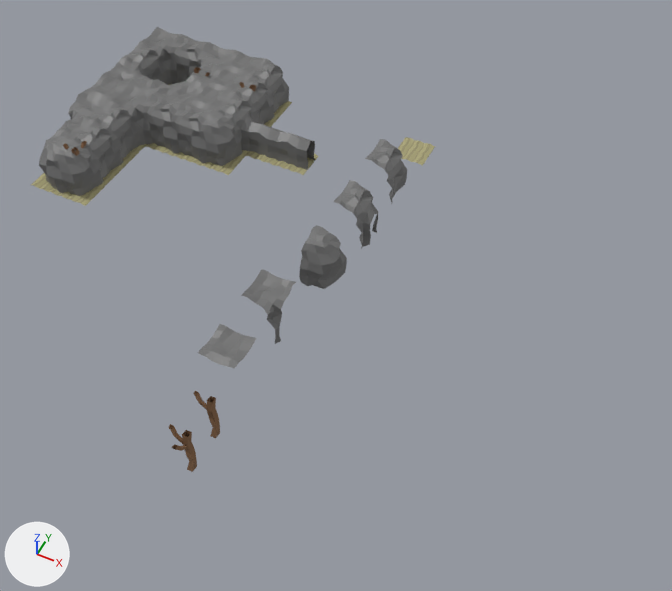
Two versions of the FBX model blender/Modulair asset pack.fbx, one commit apart.
Rendered twice from a camera (50 mm lens) standing at (25.7, -38.1, 36.7) and looking at (9.9, -6.4, -2.9). The axes (+X, +Y, +Z) are drawn at lower left. The lights are the same throughout. Where no turn or scale is listed for an object, it has been applied to the vertices.

Objects in the first picture: 'Pillar Corner.001', 'Pillar.002', 'Rock Ceiling.005', 'Rock Corner.001', 'Rock Corner.002', 'Rock Corner.003', 'Rock Inner Corner.006', 'Rock Opening', 'Rock Wall.002', 'Rock Wall.006', 'Rock Wall.007', 'Rock Wall.012', 'Rock Wall.013', 'Rock Wall.014', 'Sand Floor.025'.
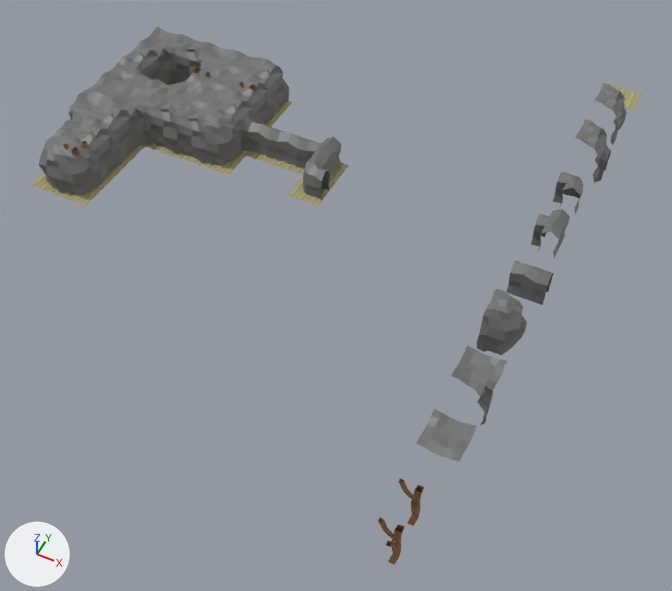
Boxes (x1, y1, x2, y2) around the edits, measured in the pictures (672 x 591 px):
'Rock Corner.002', moved
    before: (299, 225, 347, 289)
    after: (477, 289, 527, 355)
'Rock Inner Corner.006', moved
    before: (242, 269, 296, 344)
    after: (451, 346, 507, 425)
'Rock Ceiling.005', moved
    before: (198, 324, 256, 368)
    after: (416, 409, 477, 461)
'Rock Opening', moved
    before: (334, 180, 378, 249)
    after: (575, 120, 611, 184)
'Rock Wall.002', moved
    before: (365, 139, 407, 204)
    after: (595, 83, 627, 146)
'Rock Hallway', added
    after: (507, 261, 553, 305)
'Pillar Corner.001', moved
    before: (169, 424, 197, 472)
    after: (378, 517, 405, 565)
'Sand Floor.025', moved
    before: (398, 137, 435, 166)
    after: (612, 86, 641, 111)
'Rock Hallway Corner', added
    after: (531, 209, 570, 258)
'Pillar.002', moved
    before: (193, 391, 220, 438)
    after: (398, 478, 424, 526)
'Rock Hallway Split.004', added
    after: (303, 156, 330, 200)
'Rock Hallway Split.001', added
    after: (307, 136, 341, 176)
'Rock Hallway Split.002', added
    after: (553, 172, 583, 214)
'Sand Floor.029', added
    after: (287, 177, 333, 206)
'Sand Floor.028', added
    after: (329, 162, 348, 185)

Edits to the bpy script that builds the scene:
```text
Change ob_rock_corner_002:
    ob_rock_corner_002.location: (10.0, -8.0, 0.0) -> (20.0, -8.0, 0.0)
Change ob_rock_wall_002:
    ob_rock_wall_002.location: (10.0, 0.0, 0.0) -> (20.0, 11.0, 0.0)
Change ob_pillar_corner_001:
    ob_pillar_corner_001.location: (10.0, -21.0, 0.0) -> (20.0, -21.0, 0.0)
Change ob_pillar_002:
    ob_pillar_002.location: (10.0, -19.0, 0.0) -> (20.0, -19.0, 0.0)
Change ob_sand_floor_025:
    ob_sand_floor_025.location: (10.0, 4.0, 0.0) -> (20.0, 15.0, 0.0)
Change ob_rock_opening:
    ob_rock_opening.location: (10.0, -4.0, 0.0) -> (20.0, 7.0, 0.0)
Change ob_rock_ceiling_005:
    ob_rock_ceiling_005.location: (9.0, -16.0, 0.0) -> (20.0, -16.0, 0.0)
Change ob_rock_inner_corner_006:
    ob_rock_inner_corner_006.location: (9.0, -12.0, 0.0) -> (20.0, -12.0, 0.0)
Add ob_rock_hallway_1:
    ob_rock_hallway_1 = bpy.data.objects.new('Rock Hallway', me_plane_135)  # 36 vertices, 24 faces; spans x -1.0..1.0, y -0.56..0.62, z 0.0..1.94; in mat_material_185 (grey #737373), mat_material_186 (grey #737373)
    ob_rock_hallway_1.location = (20.0, -4.0, 0.0)
Add ob_sand_floor_029:
    ob_sand_floor_029 = bpy.data.objects.new('Sand Floor.029', me_plane_147)  # 98 vertices, 78 faces; spans x -1.0..1.0, y -1.0..1.0, z 0.01..0.08; in mat_material_465 (beige #aba57b), mat_material_466 (yellow #98936e)
    ob_sand_floor_029.location = (6.0, -2.0, 0.0)
Add ob_rock_hallway_split_002:
    ob_rock_hallway_split_002 = bpy.data.objects.new('Rock Hallway Split.002', me_plane_141)  # 40 vertices, 28 faces; spans x -1.0..0.5, y -1.0..0.57, z 0.0..1.87; in mat_material_267 (grey #737373), mat_material_268 (grey #737373), mat_material_283 (grey #737373), mat_material_284 (grey #737373)
    ob_rock_hallway_split_002.location = (20.0, 3.94, 0.0)
Add ob_sand_floor_028:
    ob_sand_floor_028 = bpy.data.objects.new('Sand Floor.028', me_plane_139)  # 98 vertices, 78 faces; spans x -1.0..1.0, y -1.0..1.0, z 0.01..0.08; in mat_material_233 (beige #aba57b), mat_material_234 (yellow #98936e)
    ob_sand_floor_028.location = (6.0, 0.0, 0.0)
Add ob_rock_hallway_split_004:
    ob_rock_hallway_split_004 = bpy.data.objects.new('Rock Hallway Split.004', me_plane_143)  # 40 vertices, 28 faces; spans x -0.5..1.0, y -0.57..1.0, z 0.0..1.87; in mat_material_337 (grey #737373), mat_material_338 (grey #737373), mat_material_353 (grey #737373), mat_material_354 (grey #737373)
    ob_rock_hallway_split_004.location = (6.0, -2.0, 0.0)
Add ob_rock_hallway_corner:
    ob_rock_hallway_corner = bpy.data.objects.new('Rock Hallway Corner', me_plane_140)  # 46 vertices, 30 faces; spans x -1.0..0.56, y -1.0..1.0, z 0.0..1.94; in mat_material_235 (grey #737373), mat_material_236 (grey #737373), mat_material_251 (grey #737373), mat_material_252 (grey #737373)
    ob_rock_hallway_corner.location = (20.0, 0.0, 0.0)
Add ob_rock_hallway_split_001:
    ob_rock_hallway_split_001 = bpy.data.objects.new('Rock Hallway Split.001', me_plane_137)  # 46 vertices, 30 faces; spans x -1.0..0.56, y -1.0..1.0, z 0.0..1.94; in mat_material_217 (grey #737373), mat_material_218 (grey #737373), mat_material_201 (grey #737373), mat_material_202 (grey #737373)
    ob_rock_hallway_split_001.location = (6.0, 0.0, 0.0)
```
